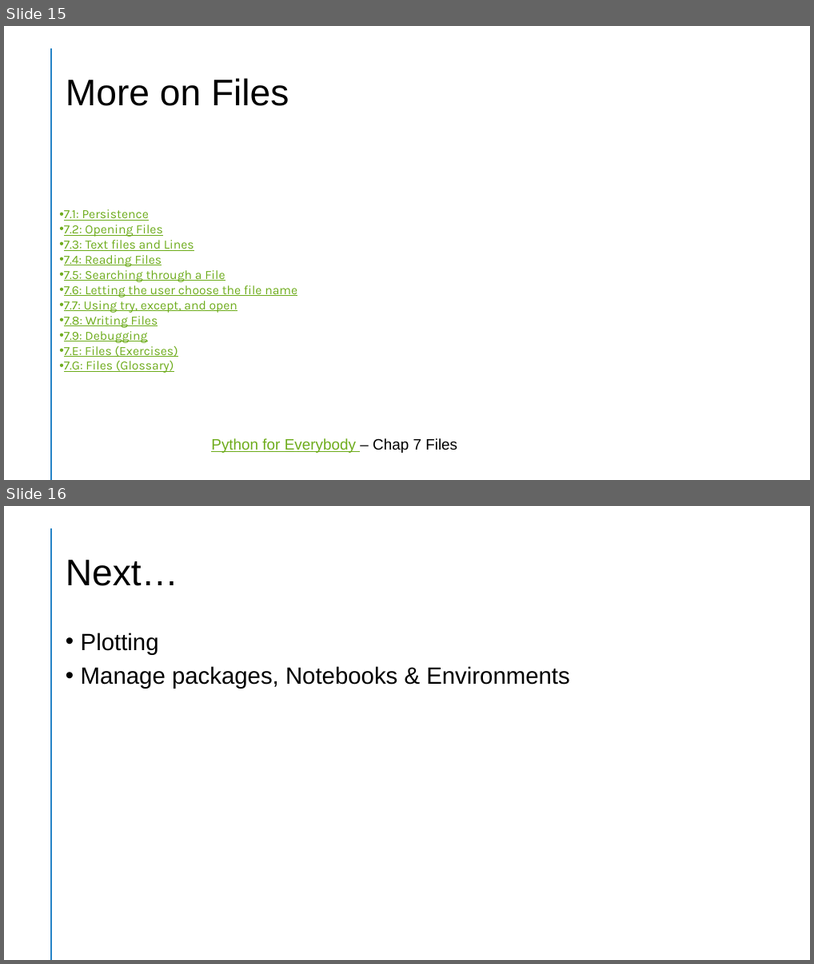
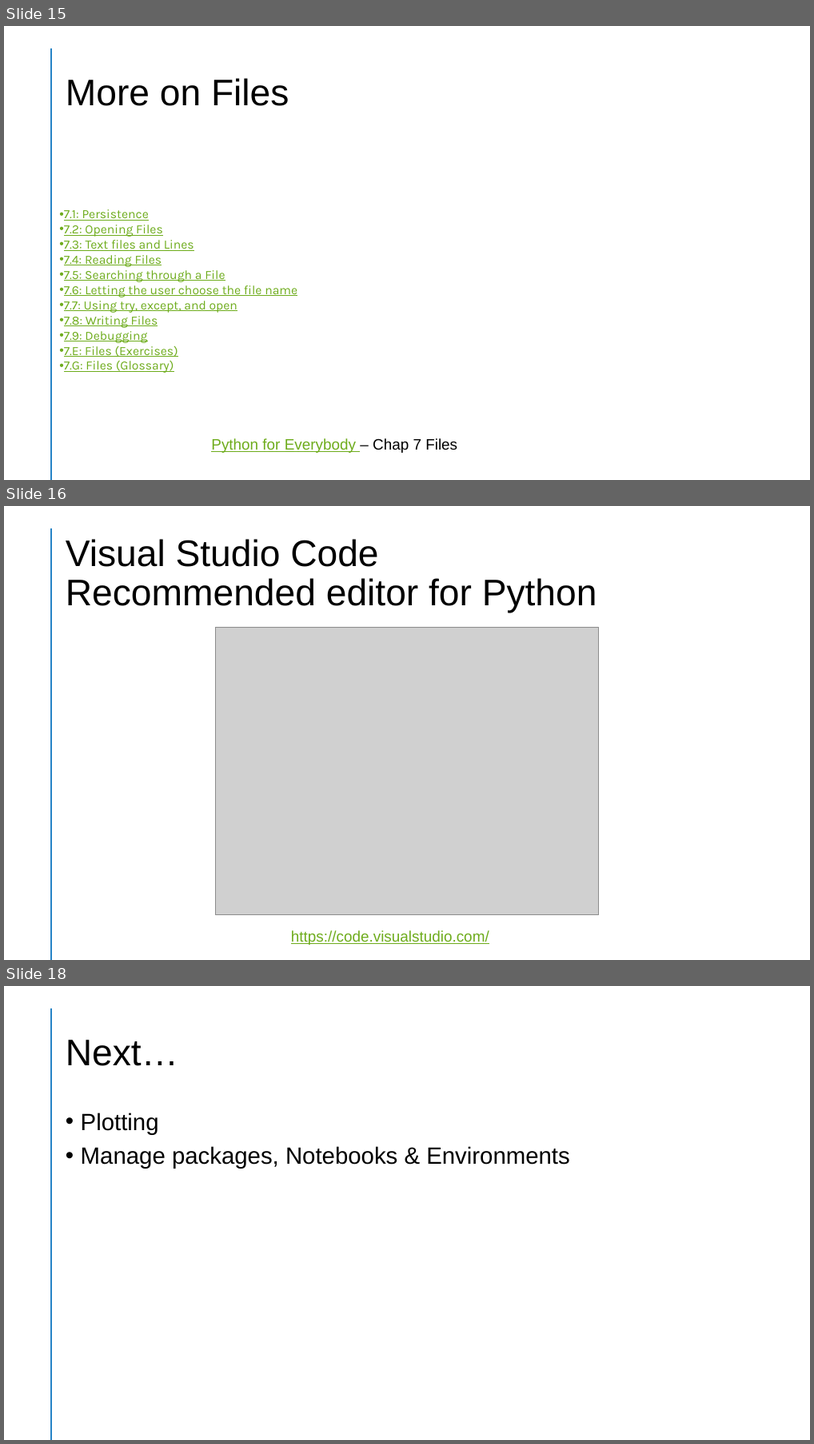
Before and after one commit to slevin48/training, a slide deck: doc/Python 101.pptx. Shown one above the other, each under a label of ours: slides 15 and 16 before the commit, slides 15, 16 and 18 after it; the slides between them are not shown. The pictures are 814x964 and 814x1444 pixels, drawn with LibreOffice and Linux fonts; fonts in the diff are those of the drawing; grey boxes stand for pictures. Boxes give left, top, right and bottom in pixels: in the first picture for what was removed or moved away, otherwise in the second. Text is boxed around its words. In the diff, an @@ line names an element or a change of style, - is before the commit and + after.

```diff
--- a/doc/Python 101.pptx
+++ b/doc/Python 101.pptx
@@ slide 16 added at (x1=4, y1=506, x2=810, y2=960), background #FFFFFF; not listed: 1 template element that a slide beside it also shows @@
@@ title added at (x1=66, y1=539, x2=598, y2=613), 44 pt, text #000000 @@
+Visual Studio Code
+Recommended editor for Python
@@ picture added at (x1=215, y1=627, x2=598, y2=915) @@
@@ text added at (x1=291, y1=930, x2=490, y2=944), 18 pt, text #6EAC1C, underline @@
+https://code.visualstudio.com/
@@ what was slide 16 is now slide 18 @@
```
Also in this commit, not shown: 4 other slides added, 1 other file.
